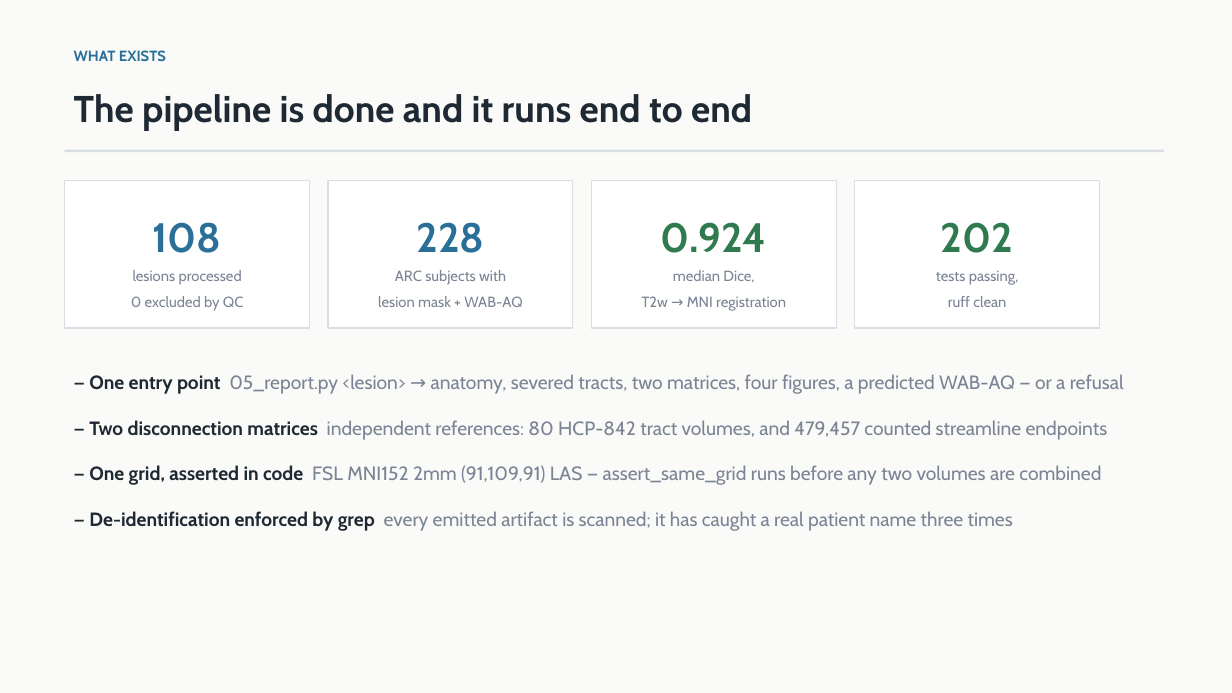
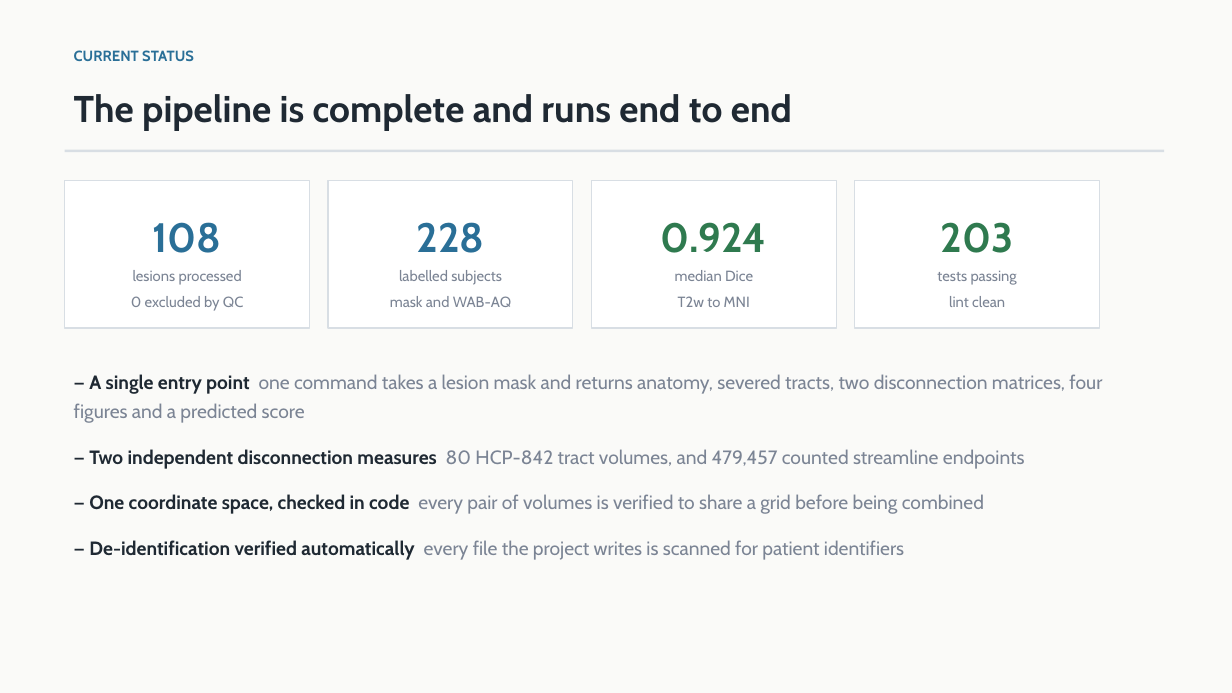
Before and after one commit to Manas-Maahir/SLP, a slide deck: slide 3 of docs/Lesion_Disconnection_Status.pptx. Drawn at 1232x693 pixels with LibreOffice and Linux fonts; fonts in the diff are those of the drawing. Boxes give left, top, right and bottom in pixels: in the first picture for what was removed or moved away, otherwise in the second. Text is boxed around its words. In the diff, an @@ line names an element or a change of style, - is before the commit and + after.

```diff
--- a/docs/Lesion_Disconnection_Status.pptx
+++ b/docs/Lesion_Disconnection_Status.pptx
@@ text at (x1=74, y1=50, x2=194, y2=61): text changed @@
-WHAT EXISTS
+CURRENT STATUS
@@ text at (x1=74, y1=94, x2=792, y2=131): text changed @@
-The pipeline is done and it runs end to end
+The pipeline is complete and runs end to end
@@ text at (x1=941, y1=222, x2=1014, y2=253): text changed @@
-202
+203
@@ text at (x1=390, y1=270, x2=511, y2=307): text changed @@
-ARC subjects with
-lesion mask + WAB-AQ
+labelled subjects
+mask and WAB-AQ
@@ text at (x1=675, y1=270, x2=753, y2=307): text changed @@
-median Dice,
-T2w → MNI registration
+median Dice
+T2w to MNI
@@ text at (x1=937, y1=270, x2=1017, y2=307): text changed @@
-tests passing,
-ruff clean
+tests passing
+lint clean
@@ text at (x1=74, y1=374, x2=1102, y2=560): text changed @@
-— One entry point 05_report.py <lesion> → anatomy, severed tracts, two matrices, four figures, a predicted WAB-AQ — or a refusal
-— Two disconnection matrices independent references: 80 HCP-842 tract volumes, and 479,457 counted streamline endpoints
-— One grid, asserted in code FSL MNI152 2mm (91,109,91) LAS — assert_same_grid runs before any two volumes are combined
-— De-identification enforced by grep every emitted artifact is scanned; it has caught a real patient name three times
+— A single entry point one command takes a lesion mask and returns anatomy, severed tracts, two disconnection matrices, four figures and a predicted score
+— Two independent disconnection measures 80 HCP-842 tract volumes, and 479,457 counted streamline endpoints
+— One coordinate space, checked in code every pair of volumes is verified to share a grid before being combined
+— De-identification verified automatically every file the project writes is scanned for patient identifiers
```
Also in this commit, not shown: 14 other slides changed, 1 other file.
